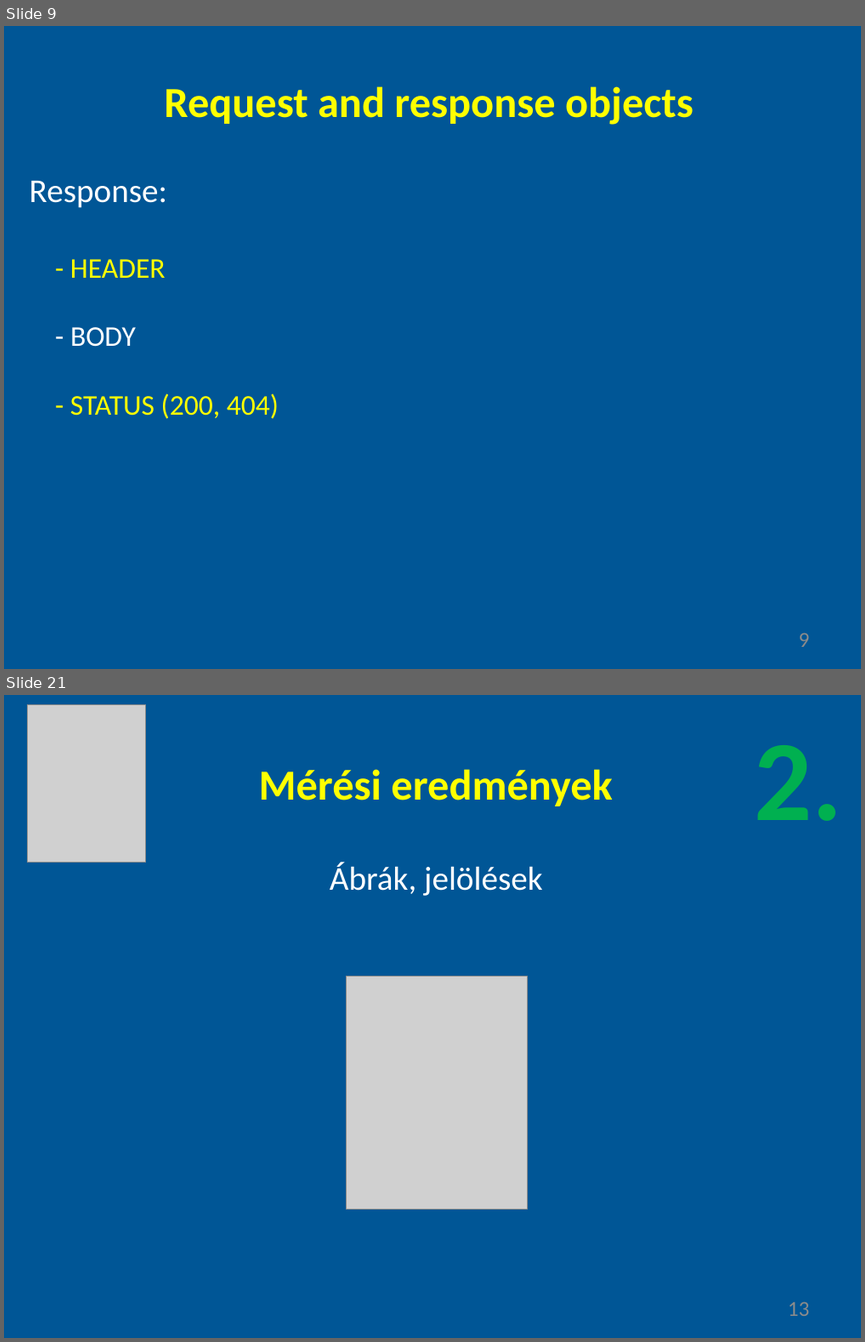
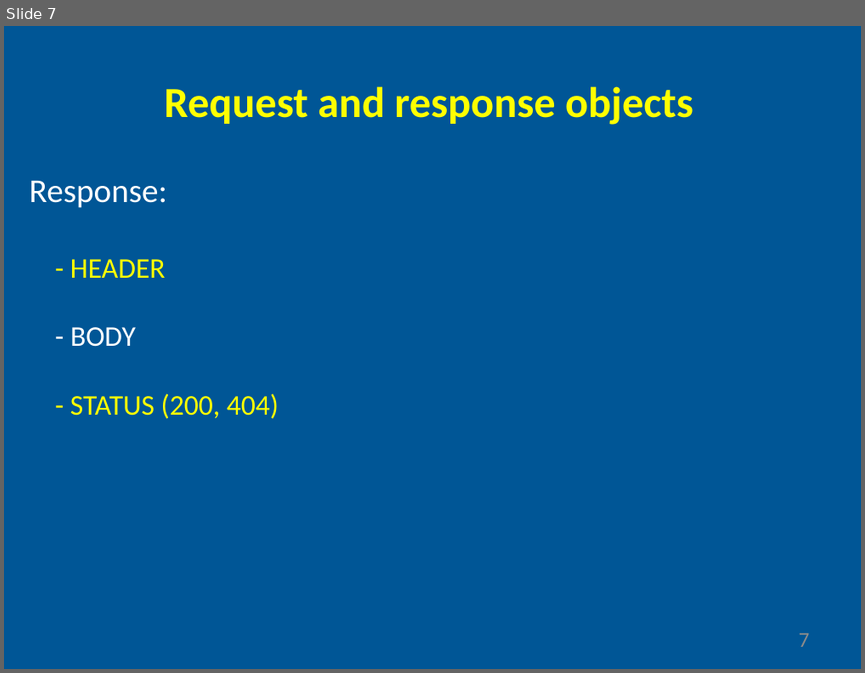
Before and after one commit to gyoryakos/presentations, a slide deck: nodejs.pptx. Shown one above the other, each under a label of ours: slides 9 and 21 before the commit, slide 7 after it; the slides between them are not shown. The pictures are 865x1342 and 865x673 pixels, drawn with LibreOffice and Linux fonts; fonts in the diff are those of the drawing; grey boxes stand for pictures. Boxes give left, top, right and bottom in pixels: in the first picture for what was removed or moved away, otherwise in the second. Text is boxed around its words. In the diff, an @@ line names an element or a change of style, - is before the commit and + after.

```diff
--- a/nodejs.pptx
+++ b/nodejs.pptx
@@ slide 21 removed at (x1=4, y1=695, x2=861, y2=1338), background #005696 @@
@@ picture removed at (x1=28, y1=704, x2=146, y2=862) @@
@@ text removed at (x1=754, y1=745, x2=842, y2=821) @@
-2.
@@ text removed at (x1=259, y1=769, x2=612, y2=806) @@
-Mérési eredmények
@@ text removed at (x1=330, y1=862, x2=543, y2=896) @@
-Ábrák, jelölések
@@ picture removed at (x1=346, y1=976, x2=527, y2=1209) @@
@@ text removed at (x1=788, y1=1301, x2=810, y2=1315) @@
-13
@@ what was slide 9 is now slide 7 @@
@@ page number at (x1=799, y1=633, x2=810, y2=646): text changed @@
-9
+7
```
Also in this commit, not shown: 1 slide changed, 1 slide added, 49 other slides removed.
